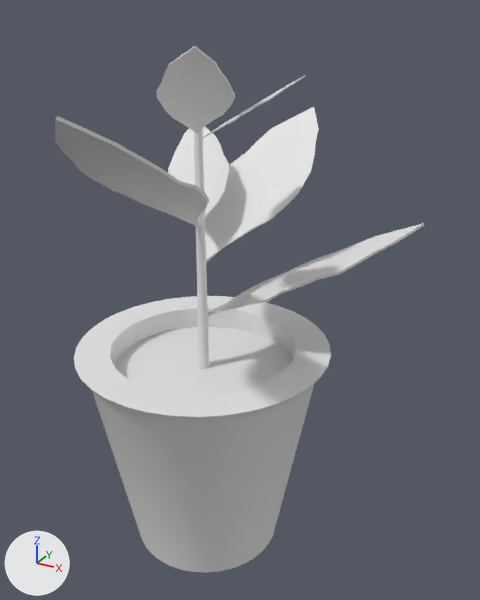
What one commit did to the Blender file PlantLab-1.blend.
Camera for both pictures: a 50 mm camera at (2.85, -4.51, 3.78) aimed at (0.31, 0.12, 1.47). The axes (+X, +Y, +Z) are drawn at lower left. The lights are the same throughout.

Names of what the first picture shows: 'Cylinder', 'Cylinder.001', 'Leaf', 'Leaf.001', 'Leaf.002', 'Leaf.003', 'Leaf.004'.
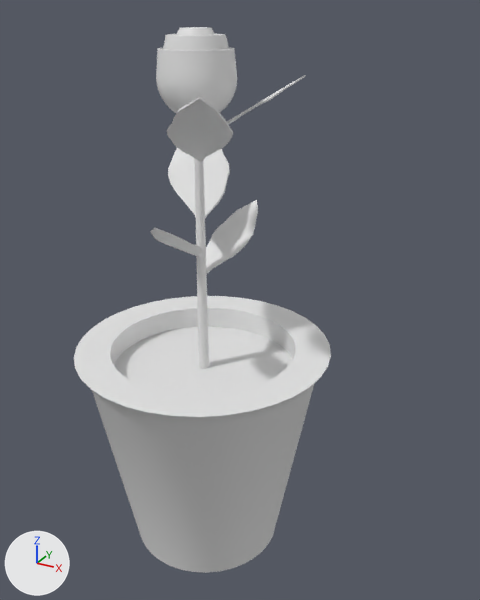
Changed parts and their boxes [x1, y1, x2, y2] in the pictures (480 x 600 px):
'Leaf', moved, rescaled (54% narrower, 53% shorter): before [205, 106, 319, 263]; after [206, 200, 258, 274]
'Leaf.001', moved, rescaled (65% narrower, 74% shorter): before [55, 116, 210, 226]; after [150, 228, 203, 256]
'Leaf.002', moved, rescaled (16% narrower, 24% shorter): before [156, 46, 235, 133]; after [167, 97, 233, 163]
'Sphere', added: after [156, 27, 237, 113]
'Leaf.004', hidden: before [208, 223, 424, 317]

The change, as a list of edits to the scene's bpy script:
```text
Add me_sphere:
    me_sphere.from_pydata(...)  # 308 vertices, 323 faces; spans x -1.0..1.0, y -0.98..1.0, z -1.0..1.15
    me_sphere.polygons.foreach_set('use_smooth', [True] * 323)
Change ob_leaf:
    ob_leaf.location: (0.386, 0.963, 2.33) -> (0.196, 0.411, 1.927)
    ob_leaf.scale: (1.0, 1.0, 1.0) -> (0.444, 0.444, 0.444)
Change ob_leaf_001:
    ob_leaf_001.location: (0.386, -0.935, 2.686) -> (0.139, -0.382, 2.081)
    ob_leaf_001.scale: (1.0, -1.0, 1.0) -> (0.425, -0.425, 0.425)
Change ob_leaf_002:
    ob_leaf_002.location: (0.457, -0.421, 3.227) -> (0.457, -0.421, 2.973)
    ob_leaf_002.scale: (0.622, -0.622, 0.622) -> (0.536, -0.536, 0.536)
Change ob_leaf_004:
    add ob_leaf_004.hide_set(True)
Add ob_sphere:
    ob_sphere = bpy.data.objects.new('Sphere', me_sphere)
    ob_sphere.location = (0.0, 0.0, 3.295)
    ob_sphere.scale = (0.308, 0.308, 0.308)
```
